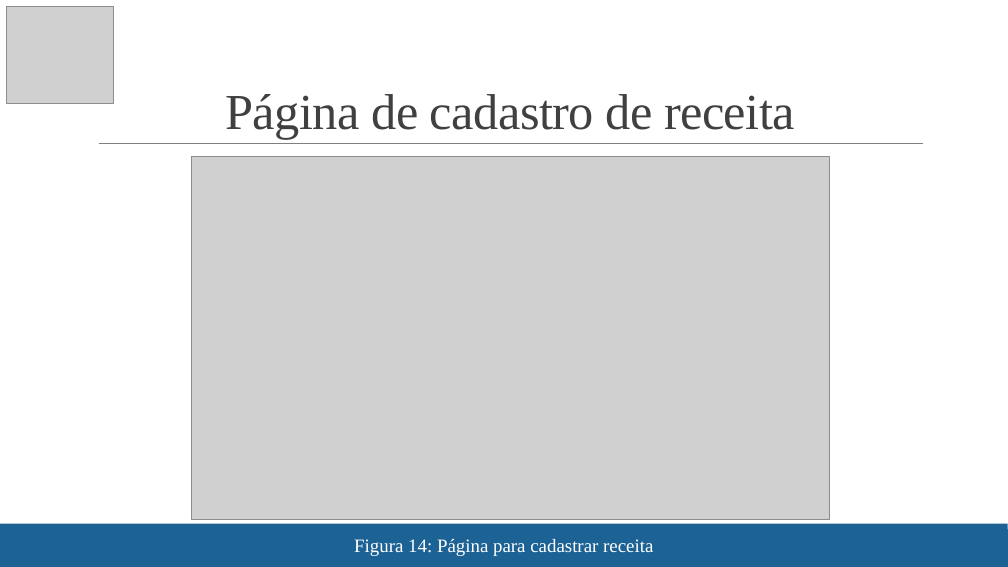
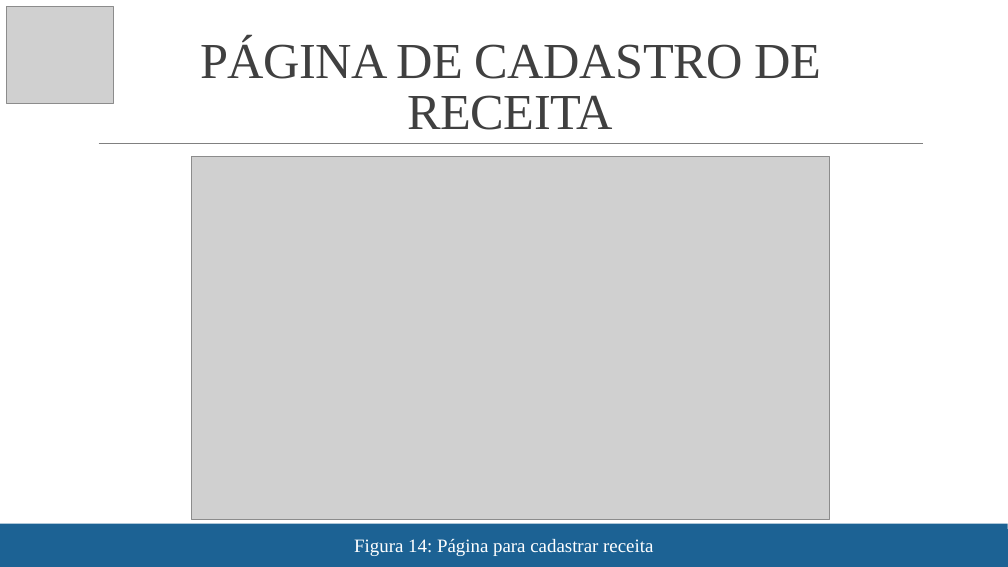
Before and after one commit to arezit/monkeysreceitas, a slide deck: slide 16 of TEXcerto.pptx (slide 11 before the commit). Drawn at 1008x567 pixels with LibreOffice and Linux fonts; fonts in the diff are those of the drawing; grey boxes stand for pictures. Boxes give left, top, right and bottom in pixels: in the first picture for what was removed or moved away, otherwise in the second. Text is boxed around its words. In the diff, an @@ line names an element or a change of style, - is before the commit and + after.

```diff
--- a/TEXcerto.pptx
+++ b/TEXcerto.pptx
@@ title at bbox=[200, 38, 821, 130]: text changed @@
-Página de cadastro de receita
+PÁGINA DE CADASTRO DE RECEITA
```
Also in this commit, not shown: 12 other slides changed, 3 slides added.
